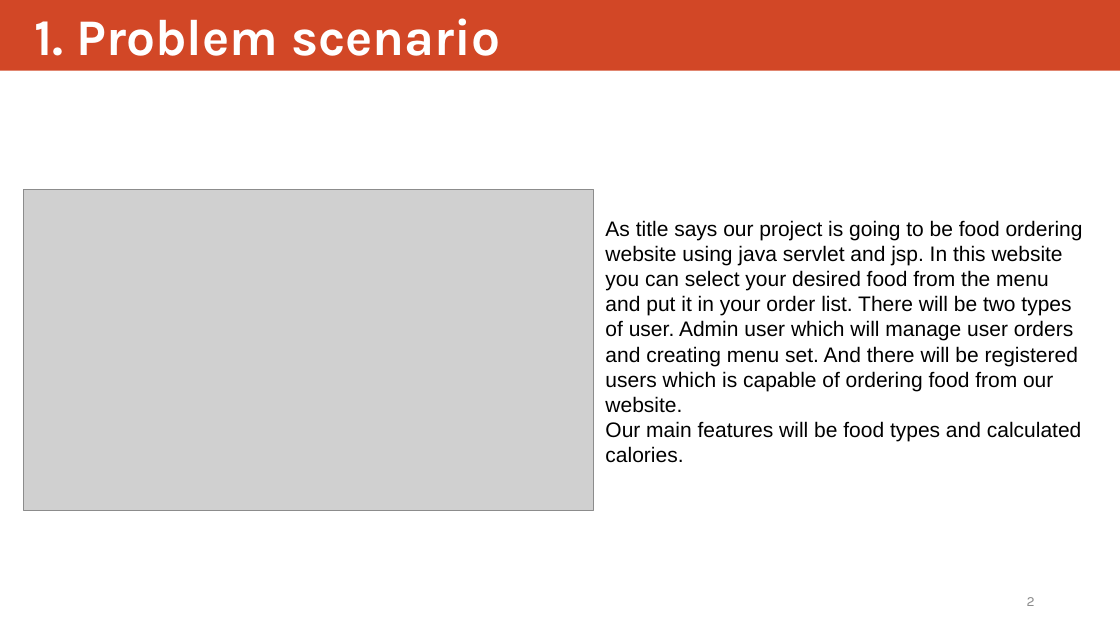
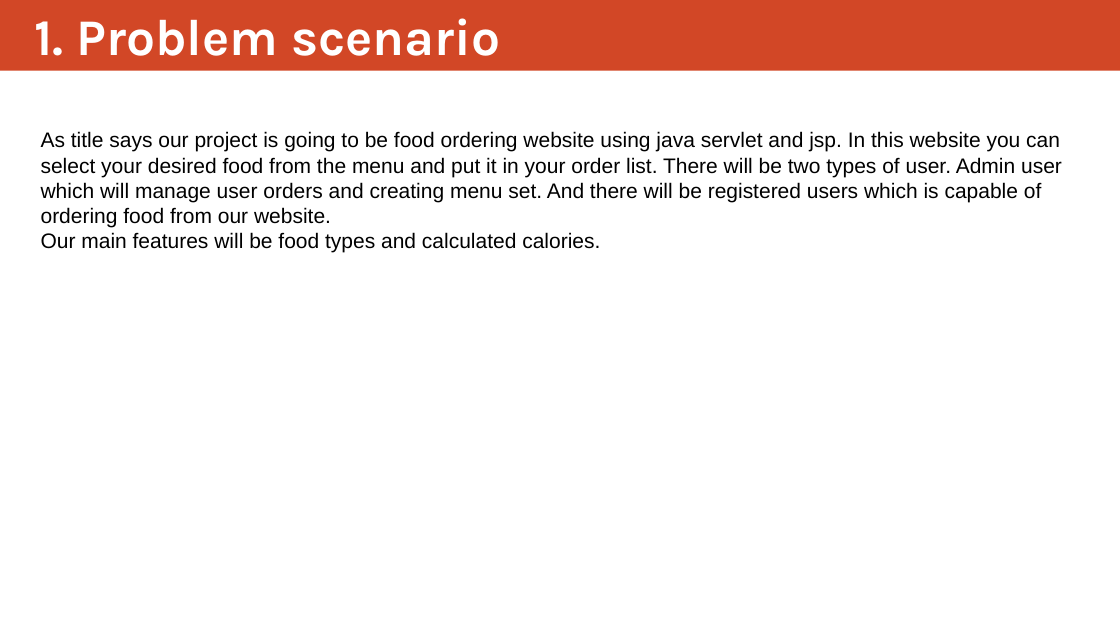
Before and after one commit to Davaabayar/FOS, a slide deck: slide 2 of FOOD ORDERING SYSTEM.pptx. Drawn at 1120x630 pixels with LibreOffice and Linux fonts; fonts in the diff are those of the drawing; grey boxes stand for pictures. Boxes give left, top, right and bottom in pixels: in the first picture for what was removed or moved away, otherwise in the second. Text is boxed around its words. In the diff, an @@ line names an element or a change of style, - is before the commit and + after.

```diff
--- a/FOOD ORDERING SYSTEM.pptx
+++ b/FOOD ORDERING SYSTEM.pptx
@@ text "As title says our project ..." rewrapped from (605, 220, 1083, 463) to (41, 131, 1062, 253) @@
@@ picture removed at (24, 190, 593, 511) @@
@@ page number removed at (1027, 597, 1035, 606) @@
-2
```
Also in this commit, not shown: 2 other slides changed, 1 other file.
